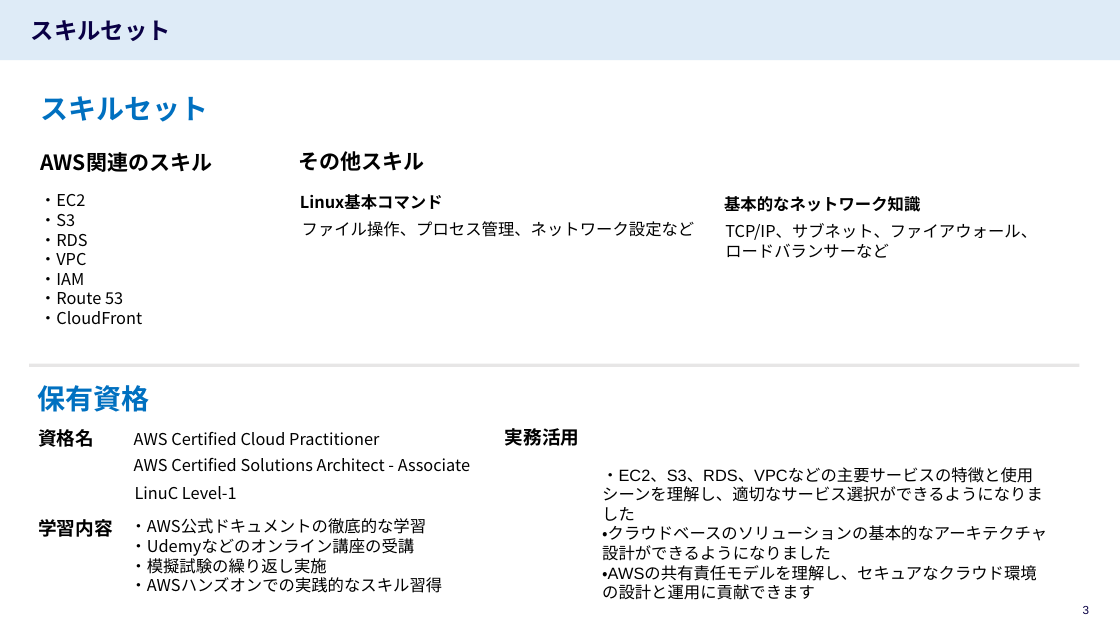
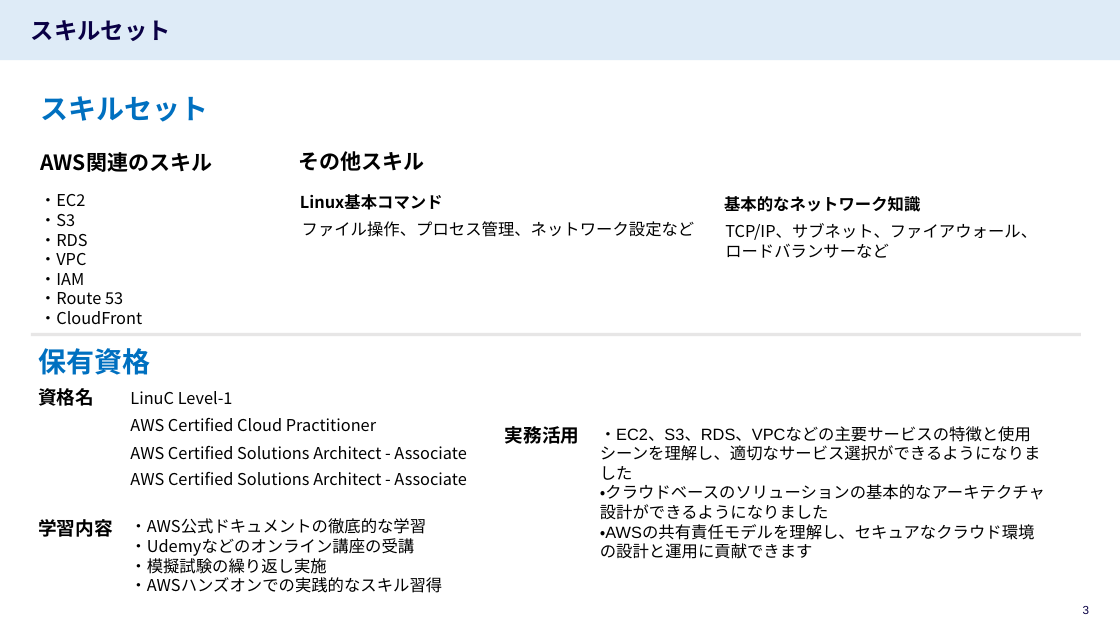
Before and after one commit to ShohgoAkiike/aws-support-portfolio, a slide deck: slide 3 of ポートフォリオ_秋池.pptx. Drawn at 1120x630 pixels with LibreOffice and Linux fonts; fonts in the diff are those of the drawing. Boxes give left, top, right and bottom in pixels: in the first picture for what was removed or moved away, otherwise in the second. Text is boxed around its words. In the diff, an @@ line names an element or a change of style, - is before the commit and + after.

```diff
--- a/ポートフォリオ_秋池.pptx
+++ b/ポートフォリオ_秋池.pptx
@@ text "保有資格": place and size @@
-text "保有資格" at (37,385,149,412)
+text "保有資格" at (38,348,150,375)
@@ rectangle: place and size @@
-rectangle at (29,364,1080,367)
+rectangle at (31,333,1081,336)
@@ text "資格名": place and size @@
-text "資格名" at (38,429,94,447)
+text "資格名" at (38,388,94,406)
@@ text "LinuC Level-1": place and size @@
-text "LinuC Level-1" at (135,486,237,500)
+text "LinuC Level-1" at (130,391,233,405)
@@ text "AWS Certified Cloud Practitioner": place and size @@
-text "AWS Certified Cloud Practitioner" at (134,432,379,445)
+text "AWS Certified Cloud Practitioner" at (130,418,376,432)
@@ text "AWS Certified Solutions Architect - ...": place and size @@
-text "AWS Certified Solutions Architect - ..." at (134,458,470,472)
+text "AWS Certified Solutions Architect - ..." at (130,446,466,460)
@@ text "・EC2、S3、RDS、VPCなどの主要サービスの特徴と使用シーンを理解し、適切なサービス選択ができるようになりました": place and size @@
-text "・EC2、S3、RDS、VPCなどの主要サービスの特徴と使用シーンを理解し、適切なサービス選択ができるようになりました" at (602,467,1047,600)
+text "・EC2、S3、RDS、VPCなどの主要サービスの特徴と使用シーンを理解し、適切なサービス選択ができるようになりました" at (600,426,1045,559)
@@ text added at (130,472,466,486), 14 pt, text #000000 @@
+AWS Certified Solutions Architect - Associate
```
Also in this commit, not shown: 1 other slide changed.
